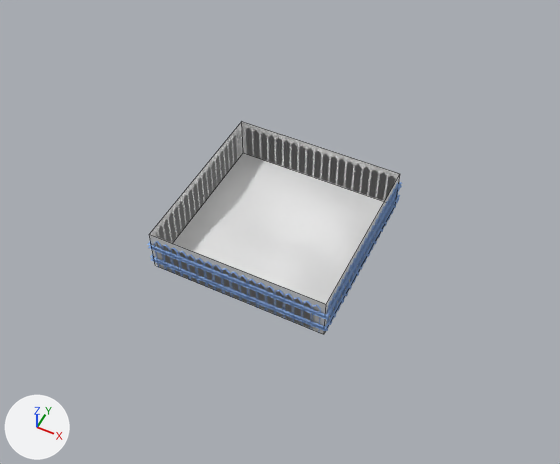
What one commit did to the Blender file Assets/WormWranglers/EnvArt/Models/Garden.blend.
The view is the same before and after, from a 50 mm lens placed at (513.0, -1024.0, 1288.0), pointed at (4.0, -6.0, 15.0). Lighting does not change. The marker at lower left points along +X, +Y and +Z. Mesh edges are drawn as thin lines on the coarser meshes.

Objects in the first picture: 'Fence', 'FenceCollision', 'Terrain'.
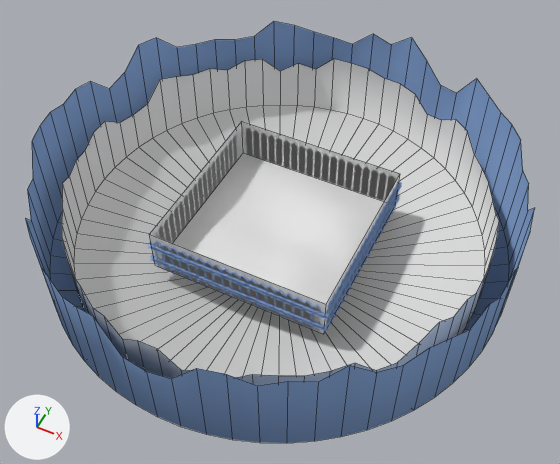
Diff of the bpy script that builds the scene:
```diff
--- a/Assets/WormWranglers/EnvArt/Models/Garden.blend.py
+++ b/Assets/WormWranglers/EnvArt/Models/Garden.blend.py
@@ me_circle @@
+me_circle.from_pydata(...)  # 258 vertices, 256 faces; spans x -500.0..500.0, y -500.0..500.0, z -200.0..244.0
+me_circle.polygons.foreach_set('use_smooth', [True] * 256)
+# faces by material slot: [128, 128]
+me_circle.materials.append(mat_1)  # white #e7e7e7
+me_circle.materials.append(mat_2)  # blue #8daddd
@@ ob_treeline @@
+ob_treeline = bpy.data.objects.new('TreeLine', me_circle)
+ob_treeline.location = (0.0, 0.0, 0.0)
```

Location of each change, (x1, y1, x2, y2) in pixels of the pictures (560 x 464 px):
'TreeLine', added
    after: (25, 21, 535, 443)
    faces in mat_1 (white #e7e7e7): (62, 59, 499, 386)
    faces in mat_2 (blue #8daddd): (25, 21, 535, 443)
